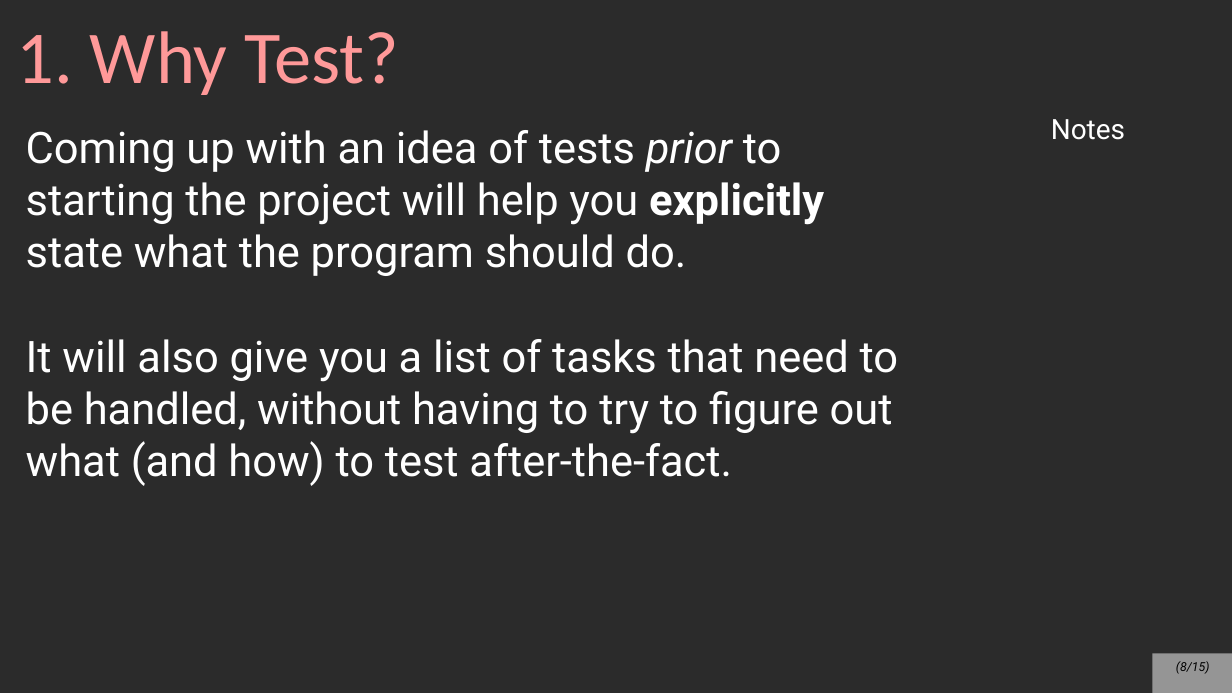
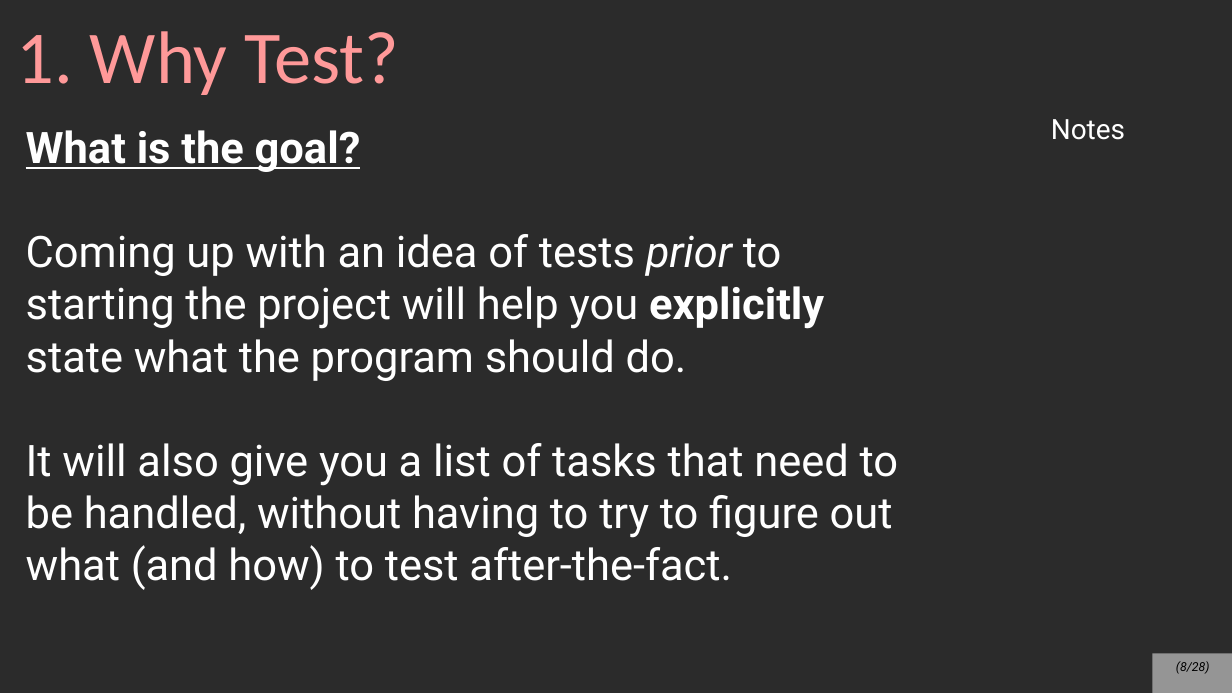
Before and after one commit to mariamhabib/CS250-Data-Structures, a slide deck: slide 8 of Lectures/Slides/Testing.odp. Drawn at 1232x693 pixels with LibreOffice and Linux fonts; fonts in the diff are those of the drawing; background and template pictures are left out; a plain dark background stands for a picture behind light text. Boxes give left, top, right and bottom in pixels: in the first picture for what was removed or moved away, otherwise in the second. Text is boxed around its words. In the diff, an @@ line names an element or a change of style, - is before the commit and + after.

```diff
--- a/Lectures/Slides/Testing.odp
+++ b/Lectures/Slides/Testing.odp
@@ text at [26, 130, 361, 172]: paragraph added @@
+What is the goal?
@@ page number at [1176, 661, 1210, 674]: text changed @@
-(8/15)
+(8/28)
```
Also in this commit, not shown: 6 other slides changed, 15 slides added, 2 slides removed, 2 other files.
